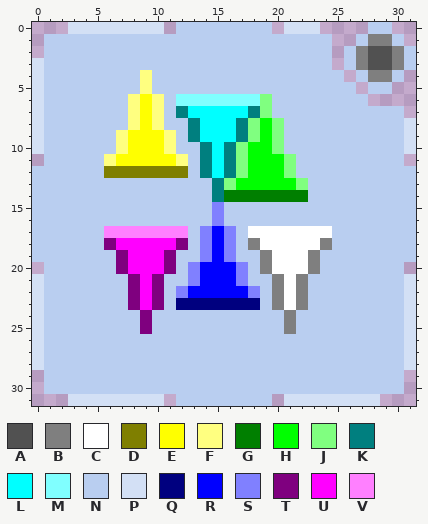
A pixel-art sprite gets an edit: Icons/Triamonds.png. Above: the version before the commit.
The file is 32x32 pixels. Colours within 5 levels of each other are drawn and written as one.
Palette (. is transparent): A #515151  B #7f7f7f  C #ffffff  D #7f7f00  E #ffff00  F #ffff80  G #007f00  H #00ff00  J #80ff80  K #007f7f  L #00ffff  M #80ffff  N #b9cef0  P #d3e0f5  Q #00007f  R #0000ff  S #8080ff  T #7f007f  U #ff00ff  V #ff80ff
Once edited:
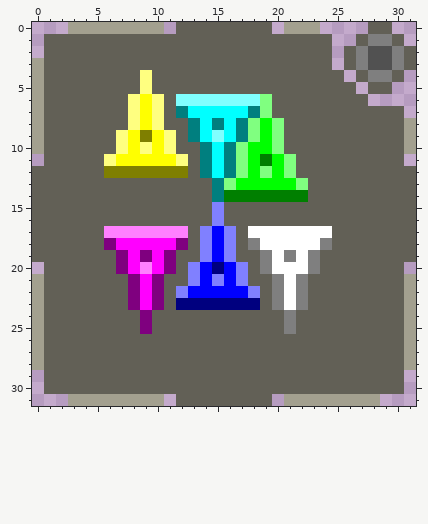
Changes in this commit:
Colour N changes from #b9cef0 to #626056.
Colour P changes from #d3e0f5 to #a3a08f.
Colour C gives way to colour B in row 19 at x 21.
Colour E gives way to colour D in row 9 at x 9.
Colour E gives way to colour F in row 10 at x 9.
Colour H gives way to colour G in row 11 at x 19.
Colour H gives way to colour J in row 12 at x 19.
Colour L gives way to colour K in row 8 at x 15.
Colour L gives way to colour M in row 9 at x 15.
Colour R gives way to colour Q in row 20 at x 15.
Colour R gives way to colour S in row 21 at x 15.
Colour U gives way to colour T in row 19 at x 9.
Colour U gives way to colour V in row 20 at x 9.
Pixel boxes of the changes (left, top, right, bottom) in both pictures:
changed: (32, 22, 416, 406)
